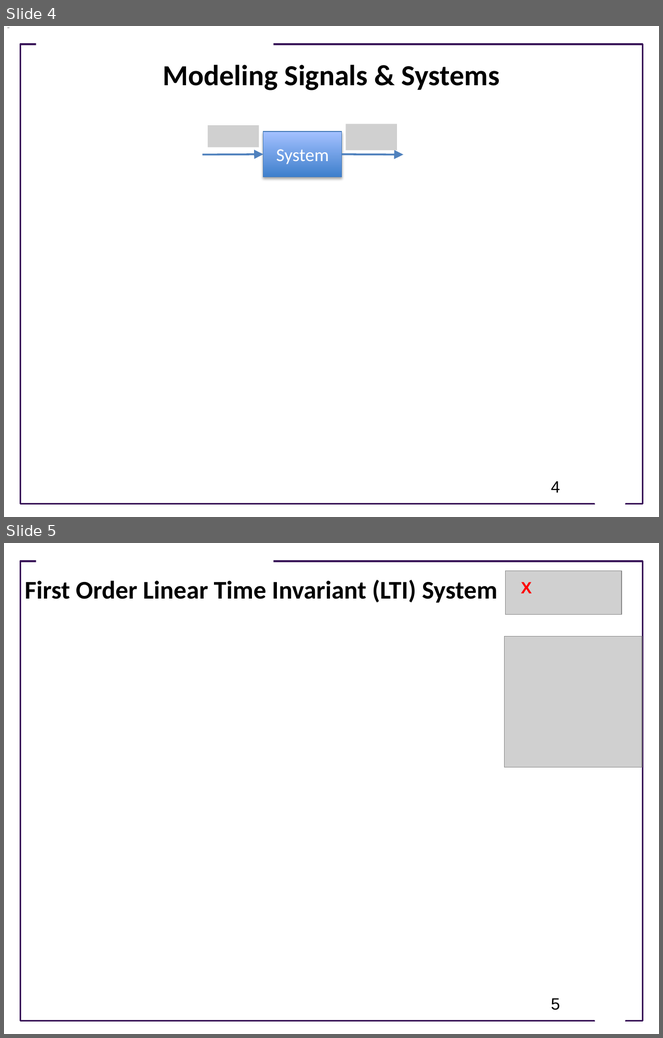
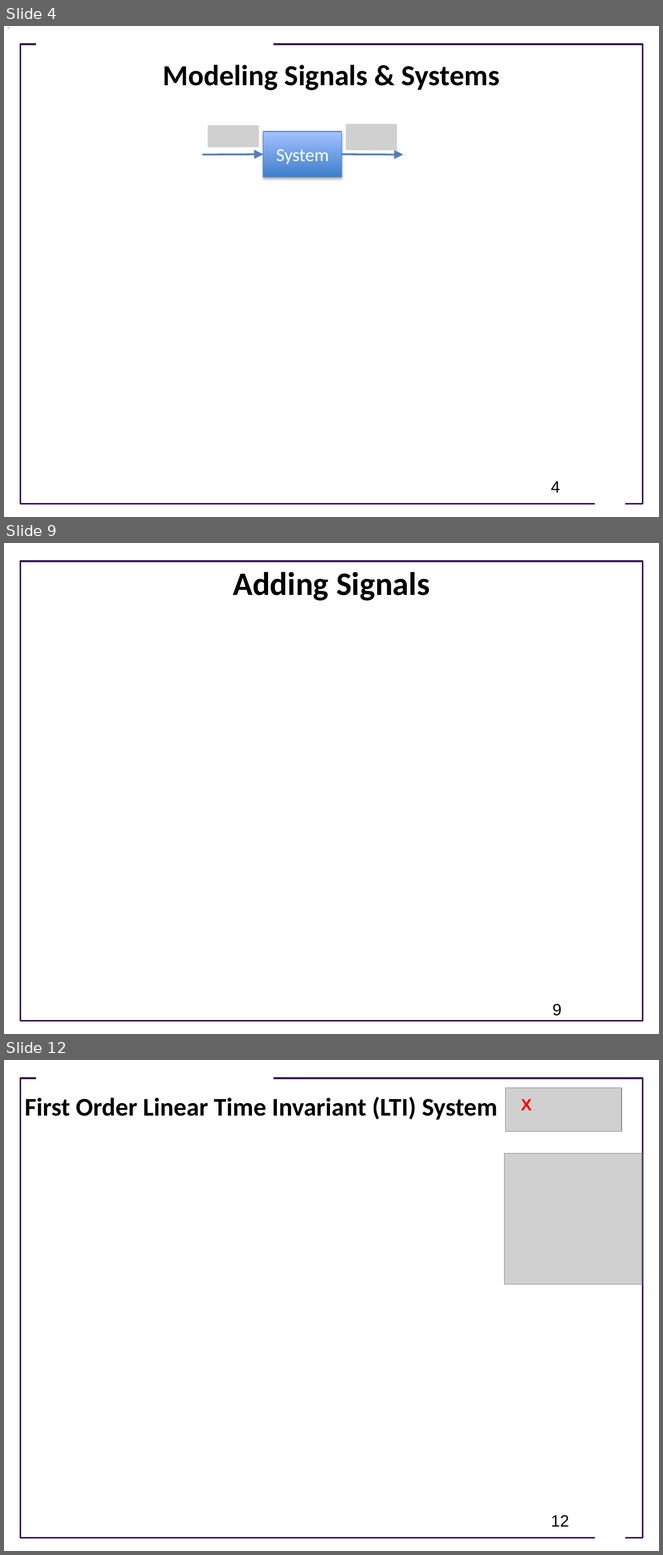
Before and after one commit to joseph-hellerstein/advanced-controls-lectures, a slide deck: lectures/lecture_09-linear_time_invariant_systems/linear_time_invariant_systems.pptx. Shown one above the other, each under a label of ours: slides 4 and 5 before the commit, slides 4, 9 and 12 after it; the slides between them are not shown. The pictures are 663x1038 and 663x1555 pixels, drawn with LibreOffice and Linux fonts; fonts in the diff are those of the drawing; grey boxes stand for pictures; background and template pictures are left out. Boxes give left, top, right and bottom in pixels: in the first picture for what was removed or moved away, otherwise in the second. Text is boxed around its words. In the diff, an @@ line names an element or a change of style, - is before the commit and + after.

```diff
--- a/lectures/lecture_09-linear_time_invariant_systems/linear_time_invariant_systems.pptx
+++ b/lectures/lecture_09-linear_time_invariant_systems/linear_time_invariant_systems.pptx
@@ slide 9 added at (4, 543, 659, 1034), background #FFFFFF; not listed: 1 template element that a slide beside it also shows @@
@@ title added at (233, 572, 430, 601), 36 pt, text #000000, bold @@
+Adding Signals
@@ page number added at (553, 1004, 562, 1016), 18 pt, text #000000 @@
+9
@@ what was slide 5 is now slide 12 @@
@@ page number at (551, 1516, 569, 1527): text changed @@
-5
+12
```
Also in this commit, not shown: 2 slides changed, 6 other slides added.
